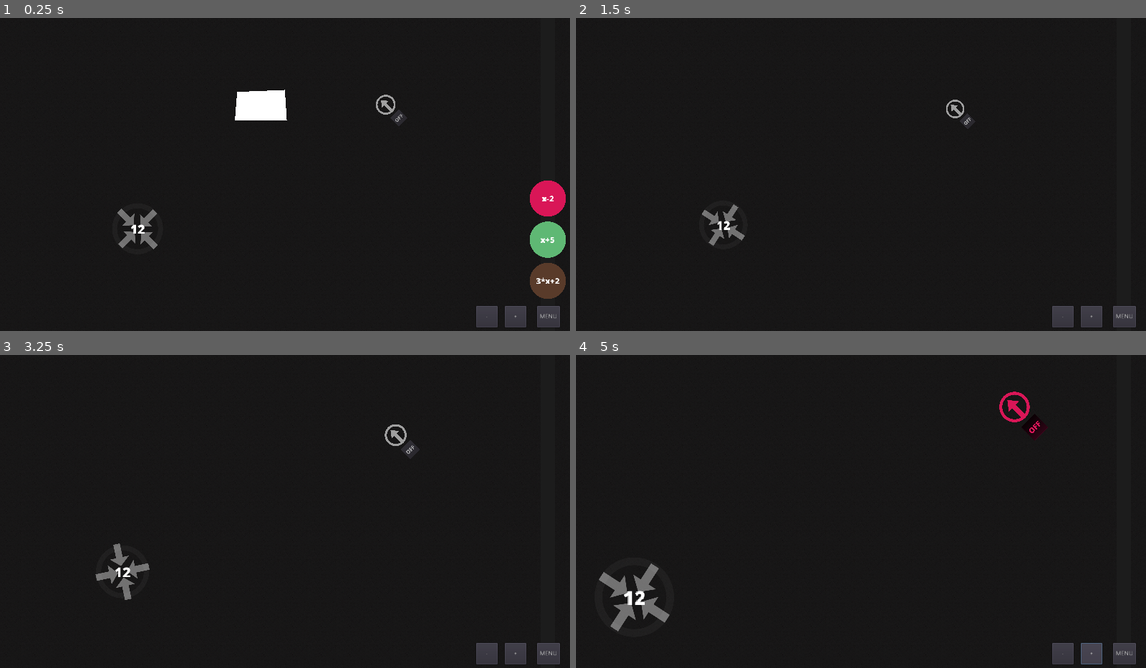
Above: before the commit, frames 1-4 (two rows, left to right).
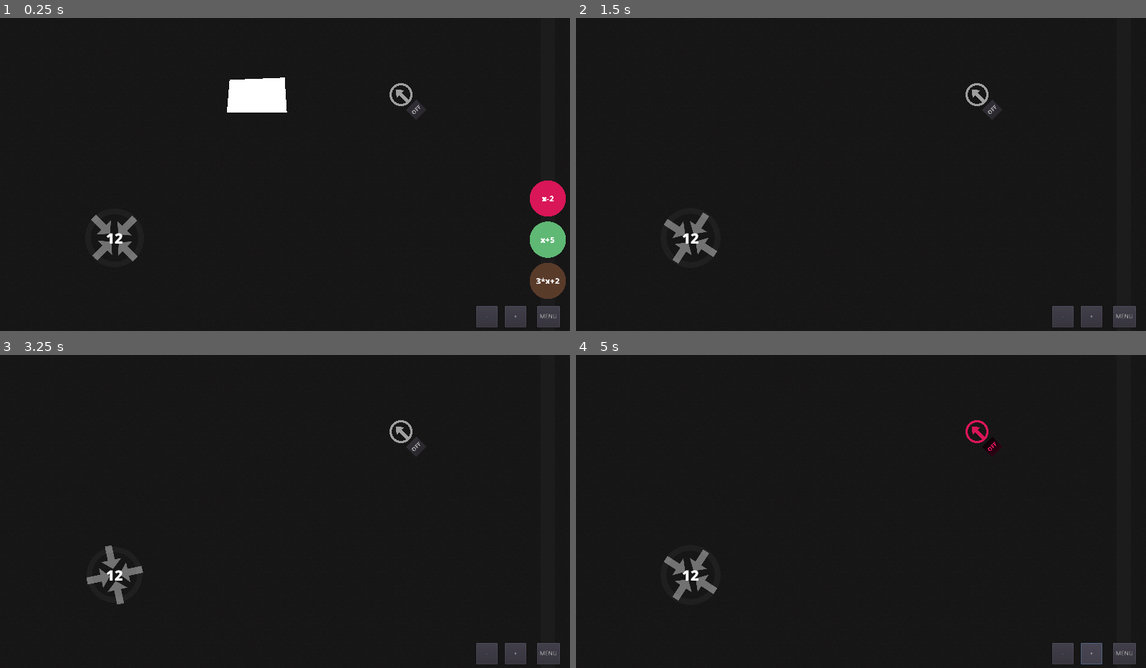
Above: after the commit, the same moments.

Repository: Masonzk/2023TSAVGDSOURCE
Game: Godot game, scene res://Scenes/Levels/1.tscn
The game is run twice, just before and just after one commit, with the same random seed, the same clock (stepped at 60 frames per second) and the same inputs. This scene is started directly instead of the project's main scene.
Inputs:
- Up to frame 1 (0.25 s): no input
- Up to frame 2 (1.5 s): click "MENU" at 0.5 s; click "DEMO LEVEL 1" at 1.25 s
- Up to frame 3 (3.25 s): click "MENU" at 2 s; click "DEMO LEVEL 1" at 2.75 s
- Up to frame 4 (5 s): click "OFF" at 3.5 s; click "+" at 4.25 s

The runs differ from the first frame. In frame 1, 1.8% of the frame differs, in the area x 15-75%, y 18-78%; in frame 2, 1.2%; in frame 3, 0.9%; in frame 4, 1.8%.

Commit message:
Added wall texture

Diff:
--- a/Code/Bounce.gd
+++ b/Code/Bounce.gd
@@ -64,6 +64,7 @@
 			scale = Vector2(1, 1)
 			global_position = get_global_mouse_position()
 			self.set_owner(root)
+			stored = false
 	#Setdown
 	if Input.is_action_just_released("mouse_left") and held:
 		held = false
@@ -77,7 +78,7 @@
 		#global_position = get_global_mouse_position()
 	#Enable/disable collision based on overlapping.
 	else:
-		if $Area2D.get_overlapping_bodies() == []:
+		if $Area2D.get_overlapping_bodies() == [] and !stored:
 			$CollisionShape2D.disabled = false
 		else:
 			for body in $Area2D.get_overlapping_bodies():
--- a/Scenes/Levels/1.tscn
+++ b/Scenes/Levels/1.tscn
@@ -2,7 +2,7 @@
 
 [ext_resource path="res://Scenes/Levels/Base.tscn" type="PackedScene" id=1]
 
-[node name="1" instance=ExtResource( 1 )]
+[node name="2" instance=ExtResource( 1 )]
 expressions = [ "3*x+2", "x+5", "x-2" ]
 
 [node name="StaticBody2D" type="StaticBody2D" parent="." index="0"]
@@ -16,3 +16,6 @@
 
 [node name="Polygon2D" type="Polygon2D" parent="StaticBody2D" index="1"]
 polygon = PoolVector2Array( -687, -505, -564, -510, -559, -432, -693, -432 )
+
+[node name="Camera2D" parent="." index="4"]
+current = false
--- a/Scenes/Levels/Base.tscn
+++ b/Scenes/Levels/Base.tscn
@@ -25,7 +25,6 @@
 
 [node name="Camera2D" type="Camera2D" parent="."]
 position = Vector2( 640, 360 )
-current = true
 zoom = Vector2( 1.75, 1.75 )
 
 [node name="CanvasLayer" type="CanvasLayer" parent="."]
--- /dev/null
+++ b/Scenes/Wall.tscn
@@ -0,0 +1,229 @@
+[gd_scene load_steps=2 format=2]
+
+[ext_resource path="res://Textures/d141efea9db2f0fa9948b1fbf2419d7f.png" type="Texture" id=1]
+
+[node name="Wall" type="StaticBody2D"]
+
+[node name="Sprite" type="Sprite" parent="."]
+scale = Vector2( 0.0701754, 0.0701754 )
+texture = ExtResource( 1 )
+
+[node name="Sprite2" type="Sprite" parent="."]
+position = Vector2( 0, -32 )
+scale = Vector2( 0.0701754, 0.0701754 )
+texture = ExtResource( 1 )
+
+[node name="Sprite4" type="Sprite" parent="."]
+position = Vector2( 0, -64 )
+scale = Vector2( 0.0701754, 0.0701754 )
+texture = ExtResource( 1 )
+
+[node name="Sprite3" type="Sprite" parent="."]
+position = Vector2( 0, 32 )
+scale = Vector2( 0.0701754, 0.0701754 )
+texture = ExtResource( 1 )
+
+[node name="Sprite5" type="Sprite" parent="."]
+position = Vector2( 0, 64 )
+scale = Vector2( 0.0701754, 0.0701754 )
+texture = ExtResource( 1 )
+
+[node name="Sprite11" type="Sprite" parent="."]
+position = Vector2( 0, 160 )
+scale = Vector2( 0.0701754, 0.0701754 )
+texture = ExtResource( 1 )
+
+[node name="Sprite12" type="Sprite" parent="."]
+position = Vector2( 0, 128 )
+scale = Vector2( 0.0701754, 0.0701754 )
+texture = ExtResource( 1 )
+
+[node name="Sprite13" type="Sprite" parent="."]
+position = Vector2( 0, 96 )
+scale = Vector2( 0.0701754, 0.0701754 )
+texture = ExtResource( 1 )
+
+[node name="Sprite14" type="Sprite" parent="."]
+position = Vector2( 0, 192 )
+scale = Vector2( 0.0701754, 0.0701754 )
+texture = ExtResource( 1 )
+
+[node name="Sprite15" type="Sprite" parent="."]
+position = Vector2( 0, 224 )
+scale = Vector2( 0.0701754, 0.0701754 )
+texture = ExtResource( 1 )
+
+[node name="Sprite6" type="Sprite" parent="."]
+position = Vector2( 0, -160 )
+scale = Vector2( 0.0701754, 0.0701754 )
+texture = ExtResource( 1 )
+
+[node name="Sprite7" type="Sprite" parent="."]
+position = Vector2( 0, -192 )
+scale = Vector2( 0.0701754, 0.0701754 )
+texture = ExtResource( 1 )
+
+[node name="Sprite8" type="Sprite" parent="."]
+position = Vector2( 0, -224 )
+scale = Vector2( 0.0701754, 0.0701754 )
+texture = ExtResource( 1 )
+
+[node name="Sprite9" type="Sprite" parent="."]
+position = Vector2( 0, -128 )
+scale = Vector2( 0.0701754, 0.0701754 )
+texture = ExtResource( 1 )
+
+[node name="Sprite10" type="Sprite" parent="."]
+position = Vector2( 0, -96 )
+scale = Vector2( 0.0701754, 0.0701754 )
+texture = ExtResource( 1 )
+
+[node name="Sprite16" type="Sprite" parent="."]
+position = Vector2( 0, 480 )
+scale = Vector2( 0.0701754, 0.0701754 )
+texture = ExtResource( 1 )
+
+[node name="Sprite17" type="Sprite" parent="."]
+position = Vector2( 0, 448 )
+scale = Vector2( 0.0701754, 0.0701754 )
+texture = ExtResource( 1 )
+
+[node name="Sprite18" type="Sprite" parent="."]
+position = Vector2( 0, 416 )
+scale = Vector2( 0.0701754, 0.0701754 )
+texture = ExtResource( 1 )
+
+[node name="Sprite19" type="Sprite" parent="."]
+position = Vector2( 0, 512 )
+scale = Vector2( 0.0701754, 0.0701754 )
+texture = ExtResource( 1 )
+
+[node name="Sprite20" type="Sprite" parent="."]
+position = Vector2( 0, 544 )
+scale = Vector2( 0.0701754, 0.0701754 )
+texture = ExtResource( 1 )
+
+[node name="Sprite21" type="Sprite" parent="."]
+position = Vector2( 0, 640 )
+scale = Vector2( 0.0701754, 0.0701754 )
+texture = ExtResource( 1 )
+
+[node name="Sprite22" type="Sprite" parent="."]
+position = Vector2( 0, 608 )
+scale = Vector2( 0.0701754, 0.0701754 )
+texture = ExtResource( 1 )
+
+[node name="Sprite23" type="Sprite" parent="."]
+position = Vector2( 0, 576 )
+scale = Vector2( 0.0701754, 0.0701754 )
+texture = ExtResource( 1 )
+
+[node name="Sprite24" type="Sprite" parent="."]
+position = Vector2( 0, 672 )
+scale = Vector2( 0.0701754, 0.0701754 )
+texture = ExtResource( 1 )
+
+[node name="Sprite25" type="Sprite" parent="."]
+position = Vector2( 0, 704 )
+scale = Vector2( 0.0701754, 0.0701754 )
+texture = ExtResource( 1 )
+
+[node name="Sprite26" type="Sprite" parent="."]
+position = Vector2( 0, 320 )
+scale = Vector2( 0.0701754, 0.0701754 )
+texture = ExtResource( 1 )
+
+[node name="Sprite27" type="Sprite" parent="."]
+position = Vector2( 0, 288 )
+scale = Vector2( 0.0701754, 0.0701754 )
+texture = ExtResource( 1 )
+
+[node name="Sprite28" type="Sprite" parent="."]
+position = Vector2( 0, 256 )
+scale = Vector2( 0.0701754, 0.0701754 )
+texture = ExtResource( 1 )
+
+[node name="Sprite29" type="Sprite" parent="."]
+position = Vector2( 0, 352 )
+scale = Vector2( 0.0701754, 0.0701754 )
+texture = ExtResource( 1 )
+
+[node name="Sprite30" type="Sprite" parent="."]
+position = Vector2( 0, 384 )
+scale = Vector2( 0.0701754, 0.0701754 )
+texture = ExtResource( 1 )
+
+[node name="Sprite31" type="Sprite" parent="."]
+position = Vector2( 0, -480 )
+scale = Vector2( 0.0701754, 0.0701754 )
+texture = ExtResource( 1 )
+
+[node name="Sprite32" type="Sprite" parent="."]
+position = Vector2( 0, -512 )
+scale = Vector2( 0.0701754, 0.0701754 )
+texture = ExtResource( 1 )
+
+[node name="Sprite33" type="Sprite" parent="."]
+position = Vector2( 0, -544 )
+scale = Vector2( 0.0701754, 0.0701754 )
+texture = ExtResource( 1 )
+
+[node name="Sprite34" type="Sprite" parent="."]
+position = Vector2( 0, -448 )
+scale = Vector2( 0.0701754, 0.0701754 )
+texture = ExtResource( 1 )
+
+[node name="Sprite35" type="Sprite" parent="."]
+position = Vector2( 0, -416 )
+scale = Vector2( 0.0701754, 0.0701754 )
+texture = ExtResource( 1 )
+
+[node name="Sprite36" type="Sprite" parent="."]
+position = Vector2( 0, -320 )
+scale = Vector2( 0.0701754, 0.0701754 )
+texture = ExtResource( 1 )
+
+[node name="Sprite37" type="Sprite" parent="."]
+position = Vector2( 0, -352 )
+scale = Vector2( 0.0701754, 0.0701754 )
+texture = ExtResource( 1 )
+
+[node name="Sprite38" type="Sprite" parent="."]
+position = Vector2( 0, -384 )
+scale = Vector2( 0.0701754, 0.0701754 )
+texture = ExtResource( 1 )
+
+[node name="Sprite39" type="Sprite" parent="."]
+position = Vector2( 0, -288 )
+scale = Vector2( 0.0701754, 0.0701754 )
+texture = ExtResource( 1 )
+
+[node name="Sprite40" type="Sprite" parent="."]
+position = Vector2( 0, -256 )
+scale = Vector2( 0.0701754, 0.0701754 )
+texture = ExtResource( 1 )
+
+[node name="Sprite41" type="Sprite" parent="."]
+position = Vector2( 0, -640 )
+scale = Vector2( 0.0701754, 0.0701754 )
+texture = ExtResource( 1 )
+
+[node name="Sprite42" type="Sprite" parent="."]
+position = Vector2( 0, -672 )
+scale = Vector2( 0.0701754, 0.0701754 )
+texture = ExtResource( 1 )
+
+[node name="Sprite43" type="Sprite" parent="."]
+position = Vector2( 0, -704 )
+scale = Vector2( 0.0701754, 0.0701754 )
+texture = ExtResource( 1 )
+
+[node name="Sprite44" type="Sprite" parent="."]
+position = Vector2( 0, -608 )
+scale = Vector2( 0.0701754, 0.0701754 )
+texture = ExtResource( 1 )
+
+[node name="Sprite45" type="Sprite" parent="."]
+position = Vector2( 0, -576 )
+scale = Vector2( 0.0701754, 0.0701754 )
+texture = ExtResource( 1 )
Binary file added: Textures/d141efea9db2f0fa9948b1fbf2419d7f.png
Not shown, added: Textures/d141efea9db2f0fa9948b1fbf2419d7f.png.import
